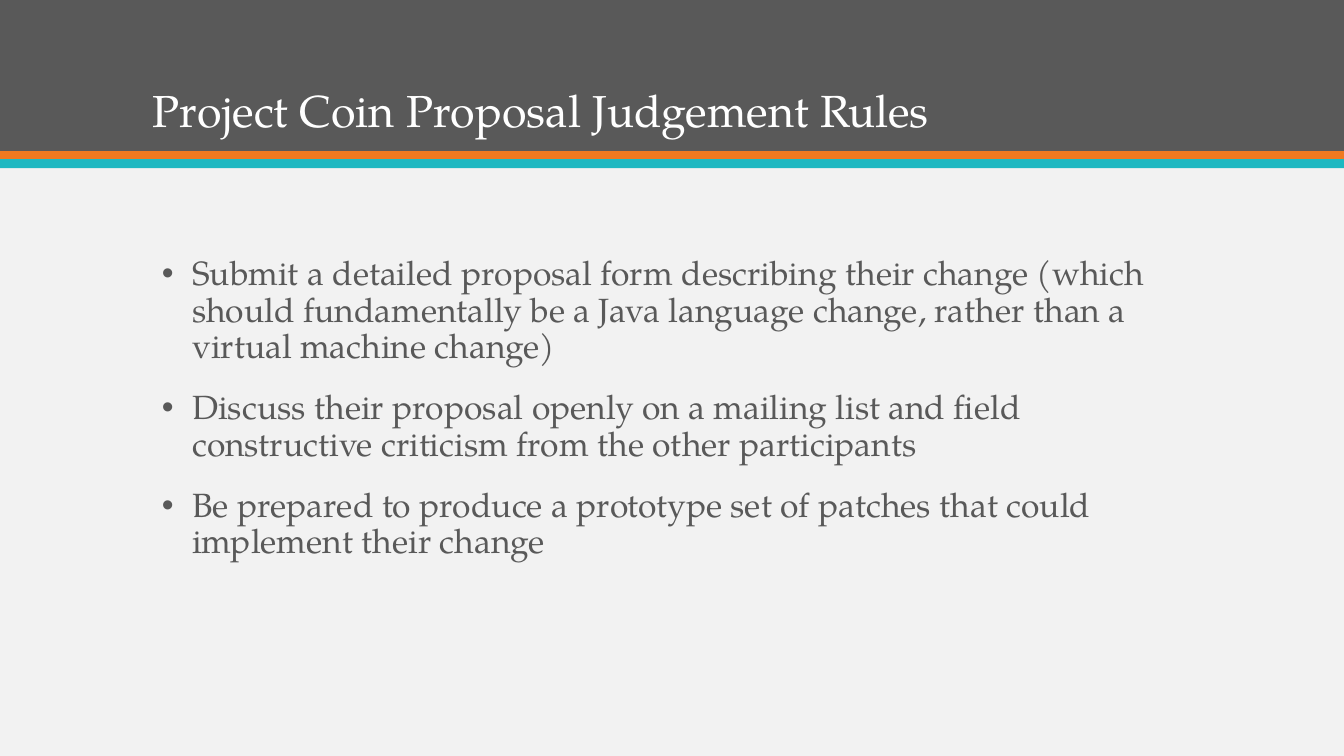
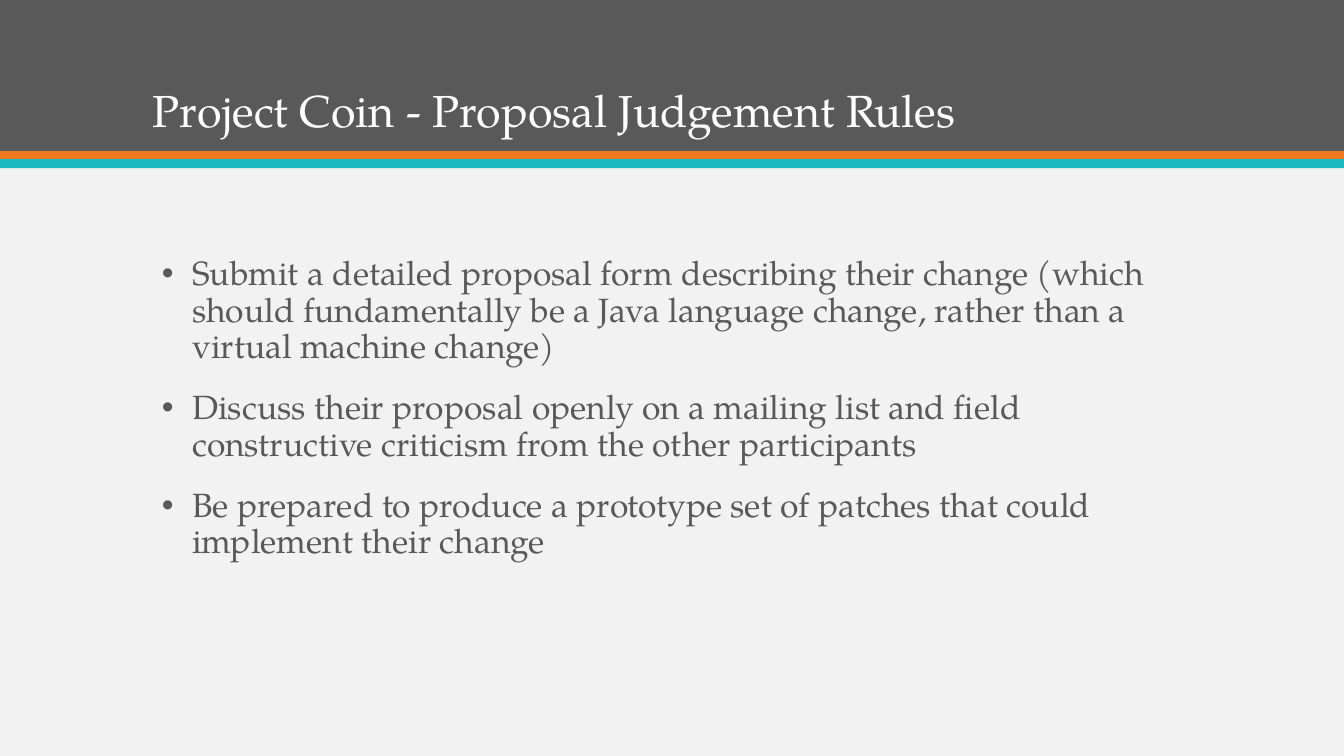
Before and after one commit to KKAries/my-repository, a slide deck: slide 5 of Brief Introduction of Java 7.pptx (slide 6 before the commit). Drawn at 1344x756 pixels with LibreOffice and Linux fonts; fonts in the diff are those of the drawing. Boxes give left, top, right and bottom in pixels: in the first picture for what was removed or moved away, otherwise in the second. Text is boxed around its words. In the diff, an @@ line names an element or a change of style, - is before the commit and + after.

```diff
--- a/Brief Introduction of Java 7.pptx
+++ b/Brief Introduction of Java 7.pptx
@@ title at bbox=[153, 94, 955, 140]: text changed @@
-Project Coin Proposal Judgement Rules
+Project Coin - Proposal Judgement Rules
```
Also in this commit, not shown: 17 other slides changed, 12 slides added, 3 slides removed, 2 other files.
